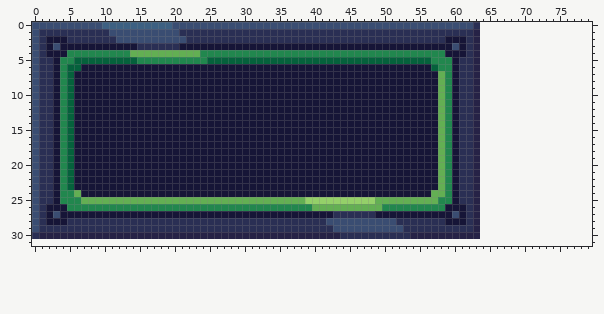
One commit to this sprite sheet: rgb-pixels/images/green_button.png. The first picture shows the starting point.
The file is 192x93 pixels, drawn in blocks of 3x3; one block is one cell here. The old version is drawn lined up with the new one, on the new canvas.
After the commit:
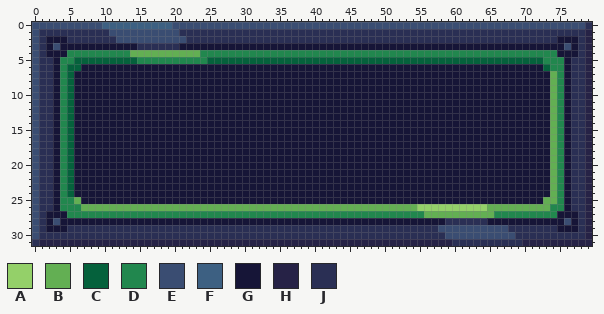
Palette (. is transparent): A #94d069  B #63af53  C #05613c  D #21874e  E #3a4d72  F #3d6082  G #161537  H #262246  J #2a2f54
The exact change:
canvas 64x31 -> 80x32
y 0: x 63..79 J................ -> EEEEEEEEEEEEEEEEJ
y 1: x 63..79 H................ -> JJJJJJJJJJJJJJJJH
y 2: x 59..61 GGG -> JJJ; x 63..79 H................ -> JJJJJJJJJJJJGGGJH
y 3: x 60 E -> G; x 62..79 JH................ -> GGGGGGGGGGGGGGEGJH
y 4: x 59..79 GGGJH................ -> DDDDDDDDDDDDDDDDGGGJH
y 5: x 57..79 DDDGJJH................ -> CCCCCCCCCCCCCCCCDDDGJJH
y 6: x 57..59 CDD -> GGG; x 61..79 JJH................ -> GGGGGGGGGGGGCDDGJJH
y 7..23: x 58..59 BD -> GG; x 61..79 JJH................ -> GGGGGGGGGGGGGBDGJJH
y 24: x 5..6 DB -> CG; x 57..59 BBD -> GGG; x 61..79 JJH................ -> GGGGGGGGGGGGGBDGJJH
y 25: x 6..59 DBBBBBBBBBBBBBBBBBBBBBBBBBBBBBBBBAAAAAAAAAABBBBBBBBBDD -> BGGGGGGGGGGGGGGGGGGGGGGGGGGGGGGGGGGGGGGGGGGGGGGGGGGGGG; x 61..79 JJH................ -> GGGGGGGGGGGGBBDGJJH
y 26: x 2 G -> J; x 4 G -> D; x 7..39 DDDDDDDDDDDDDDDDDDDDDDDDDDDDDDDDD -> BBBBBBBBBBBBBBBBBBBBBBBBBBBBBBBBB; x 50..79 DDDDDDDDDGGGJH................ -> BBBBBAAAAAAAAAABBBBBBBBBDDGJJH
y 27: x 3 E -> G; x 5..79 GGGGGGGGGGGGGGGGGGGGGGGGGGGGGGGGGGGGGGJJJJJJGGGGGGGGGGGEGJH................ -> DDDDDDDDDDDDDDDDDDDDDDDDDDDDDDDDDDDDDDDDDDDDDDDDDDDBBBBBBBBBBDDDDDDDDDGGGJH
y 28: x 3 G -> E; x 5..61 JJJJJJJJJJJJJJJJJJJJJJJJJJJJJJJJJJJJJEEEEEEEEEEJJJJJJJGGG -> GGGGGGGGGGGGGGGGGGGGGGGGGGGGGGGGGGGGGGGGGGGGGGGGGGGGGGJJJ; x 63..79 H................ -> JJGGGGGGGGGGGEGJH
y 29: x 2..4 JJJ -> GGG; x 43..52 EEEEEEEEEE -> JJJJJJJJJJ; x 58..79 JJJJJH................ -> EEEEEEEEEEJJJJJJJGGGJH
y 30: x 0..43 JHHHHHHHHHHHHHHHHHHHHHHHHHHHHHHHHHHHHHHHHHHH -> EJJJJJJJJJJJJJJJJJJJJJJJJJJJJJJJJJJJJJJJJJJJ; x 54..79 HHHHHHHHHH................ -> JJJJJEEEEEEEEEEJJJJJJJJJJH
y 31: x 0..79 ................................................................................ -> JHHHHHHHHHHHHHHHHHHHHHHHHHHHHHHHHHHHHHHHHHHHHHHHHHHHHHHHHHHHJJJJJJJJJJHHHHHHHHHH
Boxes around the changes in both pictures, in picture pixels (x1, y1, x2, y2):
changed: (32, 22, 592, 246)
